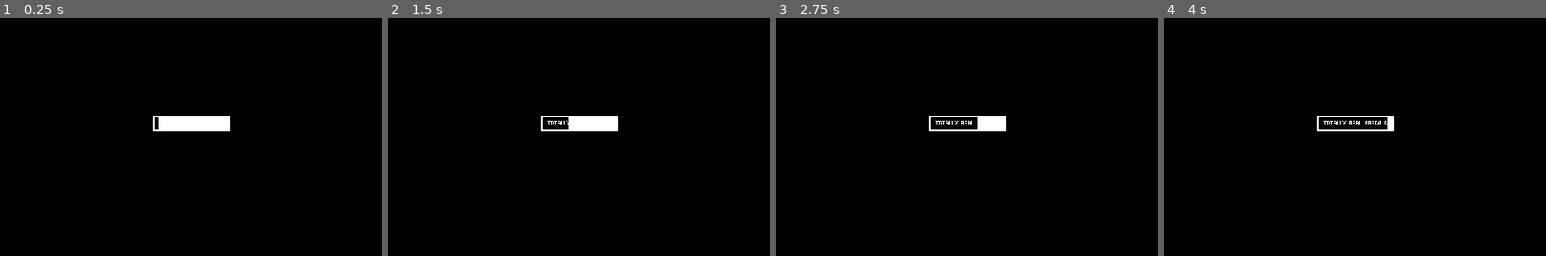
Above: before the commit, frames 1-4 (left to right).
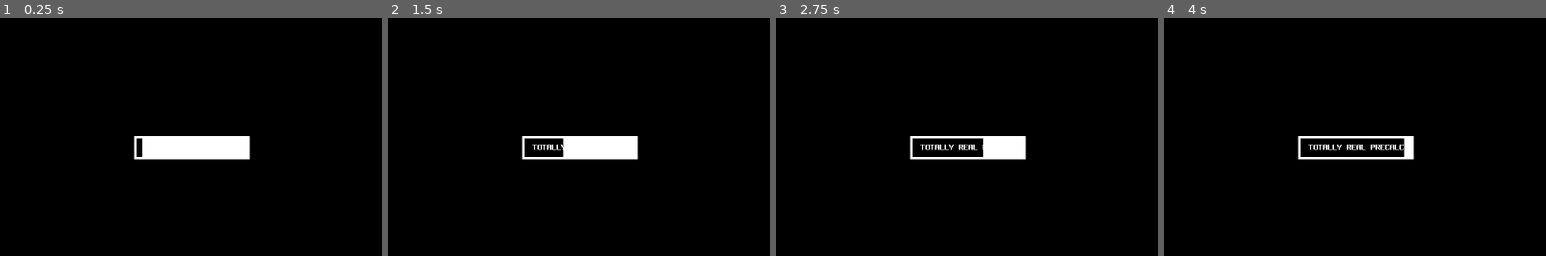
Above: after the commit, the same moments.

Repository: Kwarf/cykelramen
Game: Godot game, scene res://Demo.tscn
Same seed, same stepped clock (60 frames per second), same inputs: the game is played once before the commit and once after it.
Inputs:
- Up to frame 1 (0.25 s): no input
- Up to frame 2 (1.5 s): tap Enter at 0.5 s
- Up to frame 3 (2.75 s): no input
- Up to frame 4 (4 s): tap Space at 3.5 s
The pictures show only the part of the screen within x 25-75%, y 23-73%; the shares and areas given below are measured in that part.
In our replay, the window is 799x449 before the commit and 800x500 after it. These sizes can differ from the game's own. Grey fills any space a smaller window leaves; there, only what the larger window draws over its background counts as a difference.

The runs differ from the first frame. In frame 1, 4.2% of the frame differs, in the area x 35-66%, y 41-60%; in frame 2, 3.4%; in frame 3, 2.6%; in frame 4, 1.8%.

Commit message:
Modifications for 2160p YT-render

Diff:
--- a/Demo.gd
+++ b/Demo.gd
@@ -8,29 +8,27 @@
 onready var music_player: AudioStreamPlayer = get_parent().find_node("AudioStreamPlayer")
 onready var disc_two: ColorRect = get_parent().find_node("MarchTargetDisc2")
 
-var clear_elapsed: bool = true
+var run: bool = false
 var elapsed: float = 0
 
 # ¯\_(ツ)_/¯
 func invX(vec: Vector3) -> Vector3:
 	return vec * Vector3(-1, 1, 1)
 
-func _ready():
-	Input.set_mouse_mode(Input.MOUSE_MODE_HIDDEN)
+func _process(delta: float) -> void:
+	if not run:
+		return
 
-func _process(delta: float) -> void:
-	if clear_elapsed:
-		elapsed = 0
-		clear_elapsed = false
 	update_material(self.material)
 	update_material(self.disc_two.material)
-	elapsed += delta
+	var step = 0.0166666666666667
+	elapsed += step
+	self.animation_player.advance(step)
 
 func play(precalc_data: ImageTexture) -> void:
 	self.material.set_shader_param("iPrecalcTexture", precalc_data);
-	self.clear_elapsed = true
 	self.animation_player.play("Demo")
-	self.music_player.play()
+	self.run = true
 
 func update_material(mtl: Material) -> void:
 	mtl.set_shader_param("iTime", elapsed);
--- a/Demo.tscn
+++ b/Demo.tscn
@@ -1,22 +1,22 @@
 [gd_scene load_steps=10 format=2]
 
-[ext_resource path="res://Demo.shader" type="Shader" id=1]
-[ext_resource path="res://Demo.gd" type="Script" id=2]
-[ext_resource path="res://Precalc.tscn" type="PackedScene" id=3]
-[ext_resource path="res://assets/Cykelramen.ogg" type="AudioStream" id=4]
-[ext_resource path="res://DemoDisc2.shader" type="Shader" id=5]
-[ext_resource path="res://assets/cykelramen.png" type="Texture" id=6]
+[ext_resource path="res://assets/Cykelramen.ogg" type="AudioStream" id=1]
+[ext_resource path="res://Demo.shader" type="Shader" id=2]
+[ext_resource path="res://Demo.gd" type="Script" id=3]
+[ext_resource path="res://DemoDisc2.shader" type="Shader" id=4]
+[ext_resource path="res://assets/cykelramen.png" type="Texture" id=5]
+[ext_resource path="res://Precalc.tscn" type="PackedScene" id=6]
 
 [sub_resource type="ShaderMaterial" id=1]
-shader = ExtResource( 1 )
-shader_param/iTime = 0.0
+shader = ExtResource( 2 )
+shader_param/iTime = null
 shader_param/iCameraPosition = null
 shader_param/iCameraLookAt = null
 shader_param/iBallPosition = null
 shader_param/iIterations = 64
 
 [sub_resource type="ShaderMaterial" id=2]
-shader = ExtResource( 5 )
+shader = ExtResource( 4 )
 shader_param/iTime = null
 shader_param/iCameraPosition = null
 shader_param/iCameraLookAt = null
@@ -187,14 +187,16 @@
 
 [node name="TextureRect" type="TextureRect" parent="Fin"]
 visible = false
-margin_left = 167.184
-margin_top = 850.628
-margin_right = 1191.18
-margin_bottom = 945.628
+margin_left = 334.368
+margin_top = 1701.26
+margin_right = 1358.37
+margin_bottom = 1796.26
 rect_rotation = -45.0
-texture = ExtResource( 6 )
+rect_scale = Vector2( 2, 2 )
+texture = ExtResource( 5 )
 
 [node name="AnimationPlayer" type="AnimationPlayer" parent="."]
+playback_process_mode = 2
 anims/Demo = SubResource( 3 )
 
-[node name="Precalc" parent="." instance=ExtResource( 3 )]
+[node name="Precalc" parent="." instance=ExtResource( 6 )]
--- a/Precalc.tscn
+++ b/Precalc.tscn
@@ -28,8 +28,13 @@
 script = ExtResource( 3 )
 
 [node name="ColorRect" type="ColorRect" parent="."]
-anchor_right = 1.0
-anchor_bottom = 1.0
+anchor_left = 0.5
+anchor_top = 0.5
+anchor_right = 0.5
+anchor_bottom = 0.5
+margin_left = -1920.0
+margin_top = -1080.0
+rect_scale = Vector2( 2, 2 )
 color = Color( 0, 0, 0, 1 )
 __meta__ = {
 "_edit_use_anchors_": false
--- a/project.godot
+++ b/project.godot
@@ -30,8 +30,8 @@
 
 [display]
 
-window/size/width=1920
-window/size/height=1080
+window/size/width=3840
+window/size/height=2160
 window/size/fullscreen=true
 
 [physics]
Not shown: 1 places in Demo.tscn that only renumber resources
Not shown, changed: README.md
